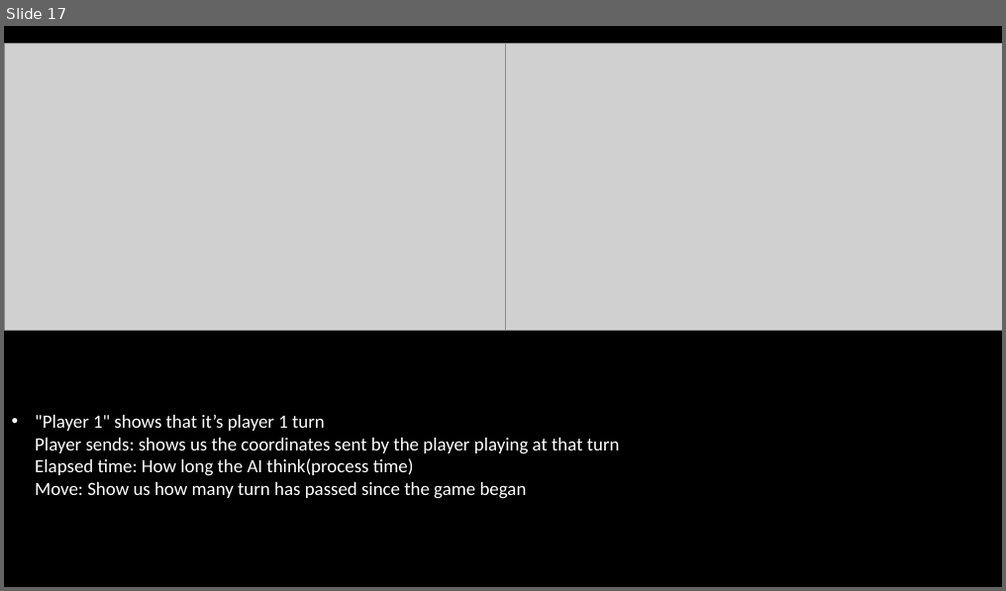
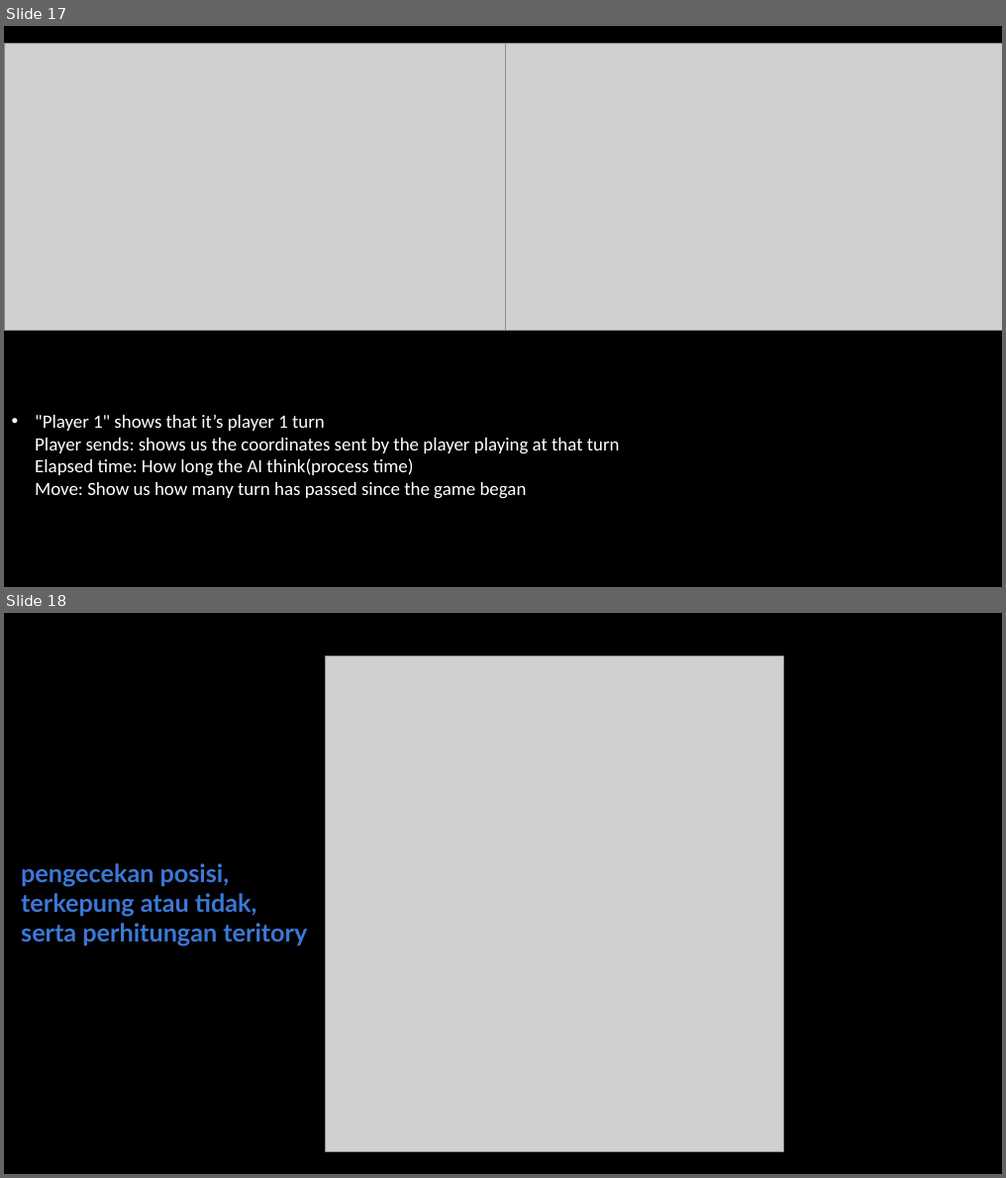
Before and after one commit to KBDoraemon/TugasKB, a slide deck: proyek/Computer GO.pptx. Shown one above the other, each under a label of ours: slide 17 before the commit, slides 17 and 18 after it. The pictures are 1006x591 and 1006x1178 pixels, drawn with LibreOffice and Linux fonts; fonts in the diff are those of the drawing; grey boxes stand for pictures; background and template pictures are left out. Boxes give left, top, right and bottom in pixels: in the first picture for what was removed or moved away, otherwise in the second. Text is boxed around its words. In the diff, an @@ line names an element or a change of style, - is before the commit and + after.

```diff
--- a/proyek/Computer GO.pptx
+++ b/proyek/Computer GO.pptx
@@ slide 18 added at [4,613,1002,1174], background picture (left out) @@
@@ picture added at [325,656,783,1152] @@
@@ text added at [21,863,307,947], 24 pt, text #3C78D8, bold @@
+pengecekan posisi, terkepung atau tidak, serta perhitungan teritory
```
Also in this commit, not shown: 14 other slides added.
